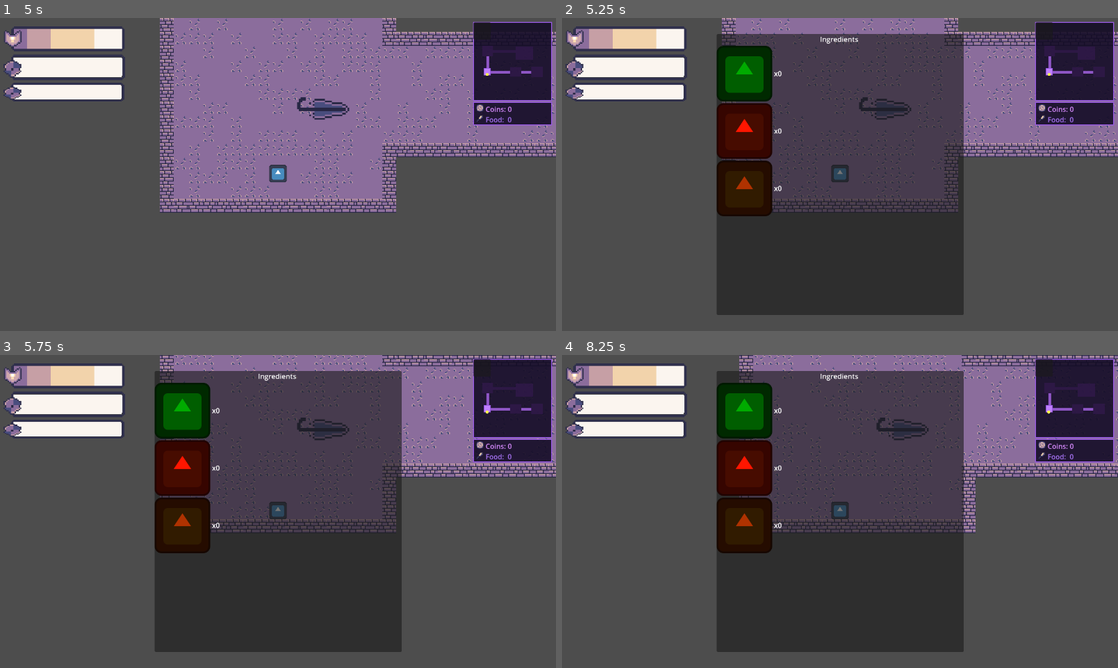
Above: before the commit, frames 1-4 (two rows, left to right).
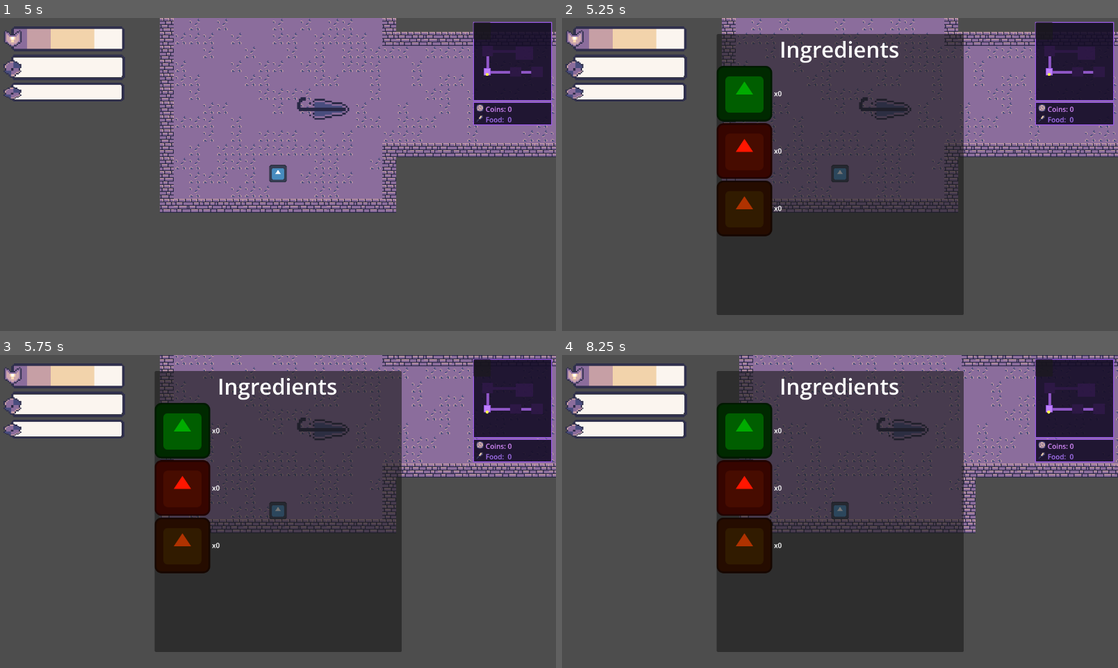
Above: after the commit, the same moments.

Repository: chabsseu/Stauffs-and-Magic
Game: Godot game, scene res://Scenes/Map/dungeon_generation.tscn
Two runs of this game, one before a commit and one after it. Both use one fixed random seed, a clock stepped at 60 frames per second and the inputs below. The project has no main scene, so this scene is started directly. The engine's default icon, where the game draws it, is replaced by a stand-in: a white triangle on a blue panel in a dark square.
Inputs (mouse positions are in pixels of both pictures, inside the frame that each line leads up to):
- Up to frame 1 (5 s): tap Enter at 0.5, 2.75, 4.25 s; move the mouse to (400, 158) at 0.52 s; tap S (S) at 0.6, 1.55, 2.3, 2.85, 3.8, 4.55 s; move the mouse to (166, 190) at 1.27 s; tap A (A) at 1.35 s; tap Space at 2, 3.5 s; move the mouse to (333, 105) at 2.02 s; tap D (D) at 2.1 s; move the mouse to (250, 237) at 2.77 s; move the mouse to (444, 221) at 3.52 s; tap W (W) at 3.6 s; move the mouse to (111, 127) at 4.27 s; click (111, 127) at 4.35 s
- Up to frame 2 (5.25 s): tap Space at 5 s; move the mouse to (867, 174) at 5.02 s; hold Tab (ingredient_bag) from 5.03 s (still down)
- Up to frame 3 (5.75 s): keep holding Tab (ingredient_bag); tap S (S) at 5.3 s
- Up to frame 4 (8.25 s): move the mouse to (756, 433) at 5.77 s; release Tab (ingredient_bag) at 5.78 s; tap E (interact) at 5.85 s; tap S (S) at 6.05, 6.8, 7.35 s; move the mouse to (962, 495) at 6.52 s; hold F (use_food) 6.53-7.28 s; move the mouse to (728, 527) at 7.27 s; move the mouse to (895, 442) at 8.02 s; tap A (A) at 8.1 s

Frame 1 is identical in both runs. In frame 2, 3.9% of the frame differs, in the area x 27-61%, y 6-70%; in frame 3, 3.9%; in frame 4, 3.9%.

Commit message:
adjusted the font size

Diff:
--- a/Scenes/UI/ingredient_bag_ui.tscn
+++ b/Scenes/UI/ingredient_bag_ui.tscn
@@ -2,6 +2,9 @@
 
 [ext_resource type="Texture2D" uid="uid://ctgav05ifthty" path="res://icon.svg" id="1_1v5ln"]
 [ext_resource type="Script" uid="uid://dc760cj5chyqn" path="res://Scripts/UI/IngredientBagUI.gd" id="1_5ibga"]
+
+[sub_resource type="LabelSettings" id="LabelSettings_5ibga"]
+font_size = 50
 
 [node name="IngredientBagUI" type="CanvasLayer" unique_id=1418056687]
 script = ExtResource("1_5ibga")
@@ -27,6 +30,7 @@
 [node name="Ingredients" type="Label" parent="Panel/VBoxContainer" unique_id=1473547096]
 layout_mode = 2
 text = "Ingredients"
+label_settings = SubResource("LabelSettings_5ibga")
 horizontal_alignment = 1
 
 [node name="HBoxContainer" type="HBoxContainer" parent="Panel/VBoxContainer" unique_id=809486222]
